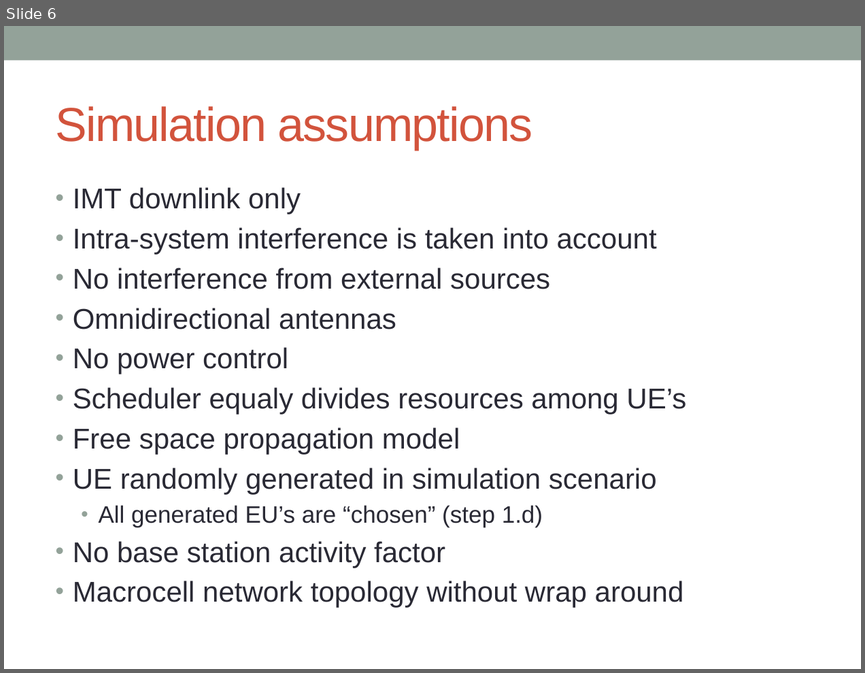
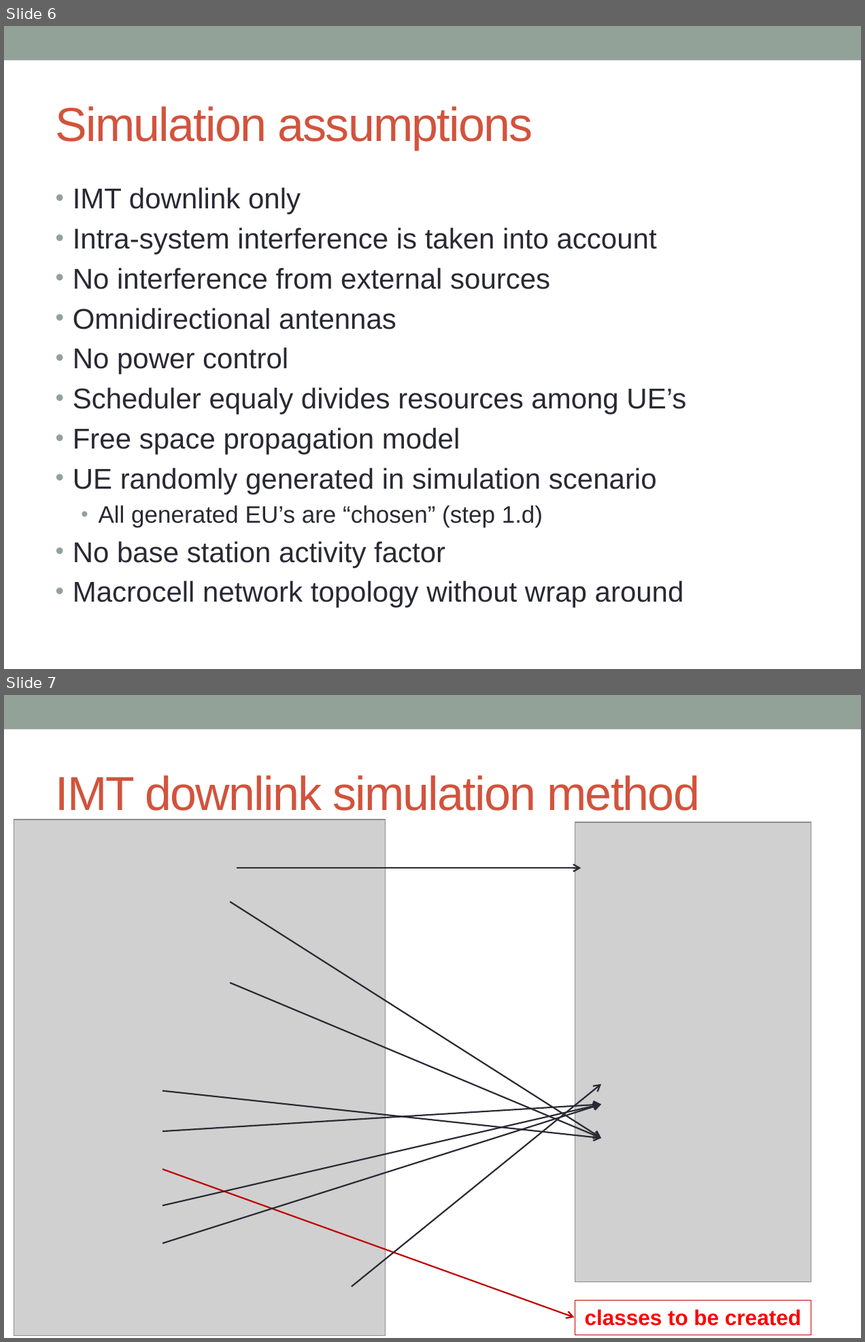
Before and after one commit to SIMULATOR-WG/SHARC-docs, a slide deck: 02. First simulations.pptx. Shown one above the other, each under a label of ours: slide 6 before the commit, slides 6 and 7 after it. The pictures are 865x673 and 865x1342 pixels, drawn with LibreOffice and Linux fonts; fonts in the diff are those of the drawing; grey boxes stand for pictures. Boxes give left, top, right and bottom in pixels: in the first picture for what was removed or moved away, otherwise in the second. Text is boxed around its words. In the diff, an @@ line names an element or a change of style, - is before the commit and + after.

Commit message:
updating presentation

```diff
--- a/02. First simulations.pptx
+++ b/02. First simulations.pptx
@@ slide 7 added at <box>4,695,861,1338</box>, background #FFFFFF; not listed: 1 template element that a slide beside it also shows @@
@@ title added at <box>56,775,700,811</box>, 40 pt, text #D2533C @@
+IMT downlink simulation method
@@ picture added at <box>14,819,385,1335</box> @@
@@ picture added at <box>575,821,811,1281</box> @@
@@ arrow added from (237, 868) to (581, 868), #292934 1.25 pt @@
@@ arrow added from (230, 902) to (601, 1138), #292934 1.25 pt @@
@@ arrow added from (230, 983) to (601, 1138), #292934 1.25 pt @@
@@ arrow added from (162, 1091) to (601, 1138), #292934 1.25 pt @@
@@ arrow added from (352, 1286) to (601, 1084), #292934 1.25 pt @@
@@ arrow added from (162, 1131) to (601, 1104), #292934 1.25 pt @@
@@ arrow added from (162, 1205) to (601, 1104), #292934 1.25 pt @@
@@ arrow added from (162, 1243) to (601, 1104), #292934 1.25 pt @@
@@ arrow added from (162, 1169) to (574, 1317), #C00000 1.25 pt @@
@@ rectangle added at <box>575,1300,811,1334</box>, outline #C00000 0.75 pt, 18 pt, text #FF0000, bold @@
+classes to be created
```
Also in this commit, not shown: 1 other slide added.
